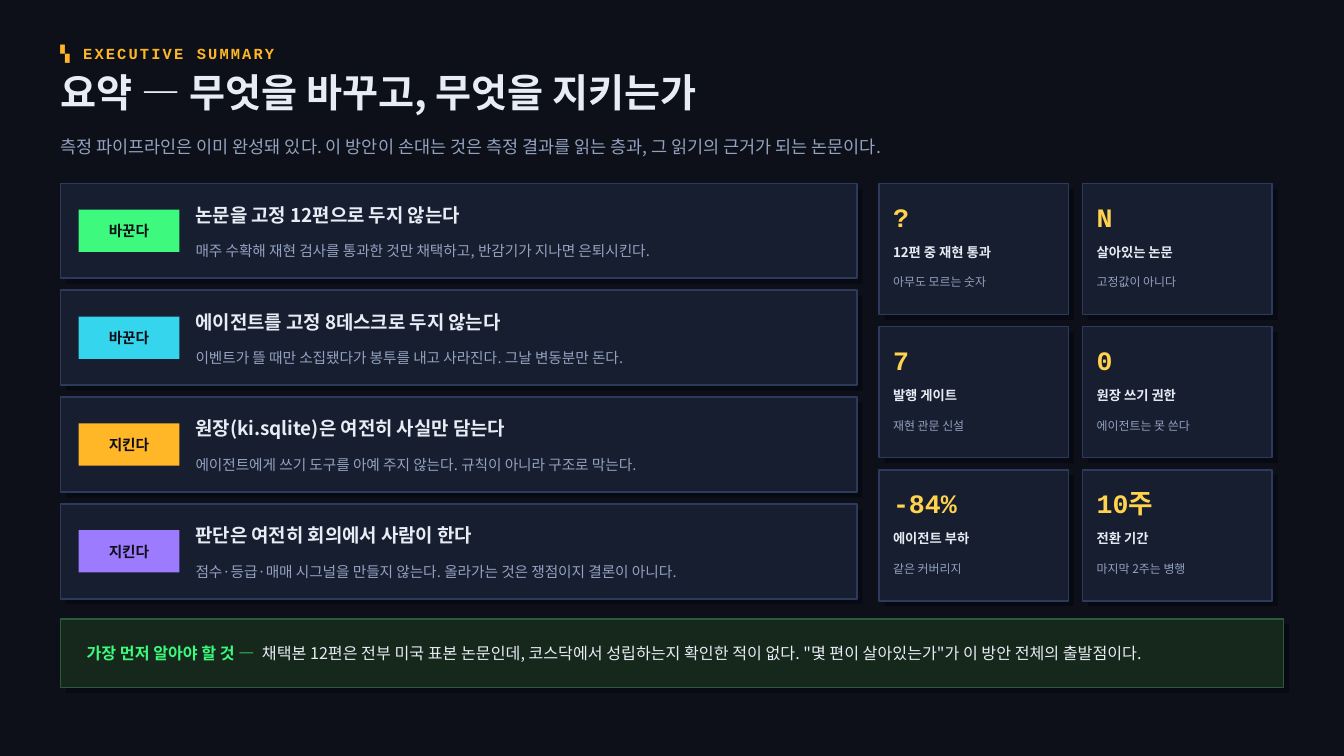
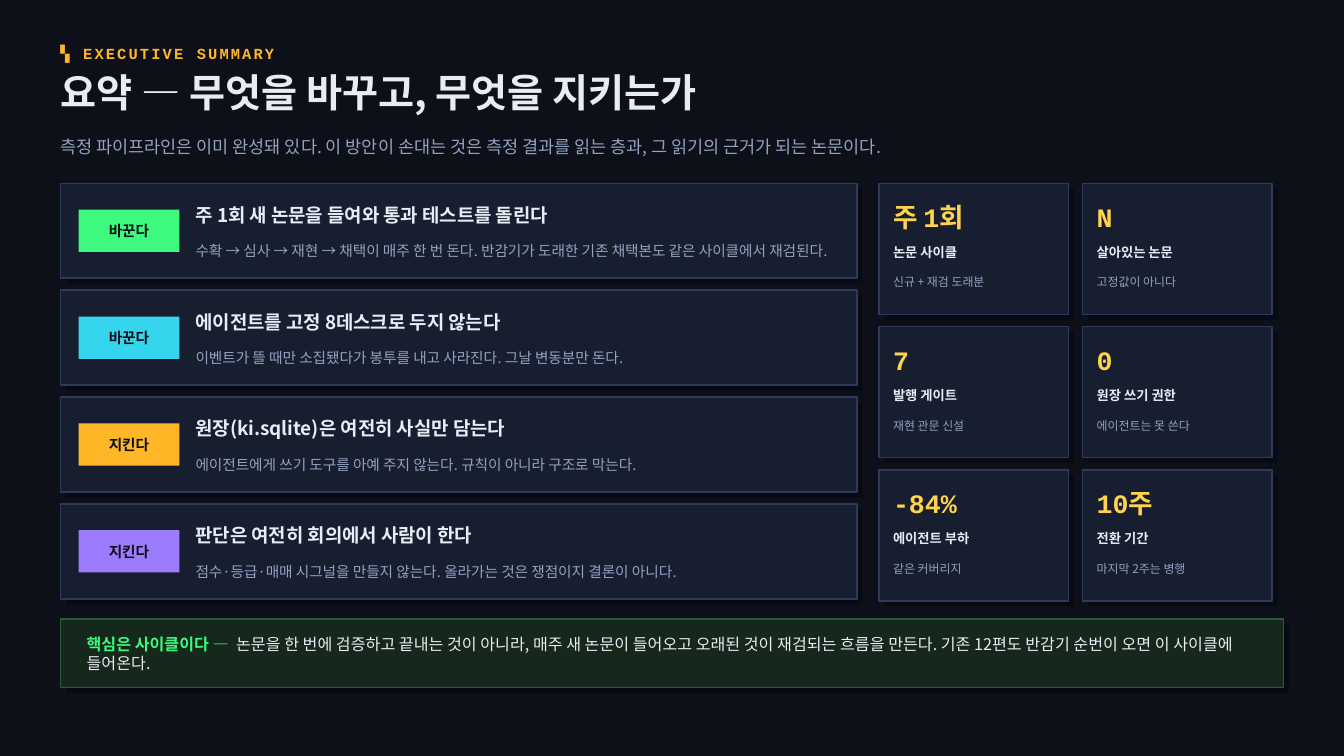
Before and after one commit to InnbumBaek/Stock_Agent, a slide deck: slide 2 of docs/agentization/Stock_Agent_에이전트화_계획안.pptx. Drawn at 1344x756 pixels with LibreOffice and Linux fonts; fonts in the diff are those of the drawing. Boxes give left, top, right and bottom in pixels: in the first picture for what was removed or moved away, otherwise in the second. Text is boxed around its words. In the diff, an @@ line names an element or a change of style, - is before the commit and + after.

```diff
--- a/docs/agentization/Stock_Agent_에이전트화_계획안.pptx
+++ b/docs/agentization/Stock_Agent_에이전트화_계획안.pptx
@@ text at [196,206,548,224]: text changed @@
-논문을 고정 12편으로 두지 않는다
+주 1회 새 논문을 들여와 통과 테스트를 돌린다
@@ text at [893,206,963,230]: text changed @@
-?
+주 1회
@@ text at [196,244,827,257]: text changed @@
-매주 수확해 재현 검사를 통과한 것만 채택하고, 반감기가 지나면 은퇴시킨다.
+수확 → 심사 → 재현 → 채택이 매주 한 번 돈다. 반감기가 도래한 기존 채택본도 같은 사이클에서 재검된다.
@@ text at [893,246,957,259]: text changed @@
-12편 중 재현 통과
+논문 사이클
@@ text at [893,276,985,287]: text changed @@
-아무도 모르는 숫자
+신규 + 재검 도래분
@@ text at [87,636,1232,671]: text changed @@
-가장 먼저 알아야 할 것 — 채택본 12편은 전부 미국 표본 논문인데, 코스닥에서 성립하는지 확인한 적이 없다. "몇 편이 살아있는가"가 이 방안 전체의 출발점이다.
+핵심은 사이클이다 — 논문을 한 번에 검증하고 끝내는 것이 아니라, 매주 새 논문이 들어오고 오래된 것이 재검되는 흐름을 만든다. 기존 12편도 반감기 순번이 오면 이 사이클에 들어온다.
```
Also in this commit, not shown: 9 other slides changed, 2 other files.
